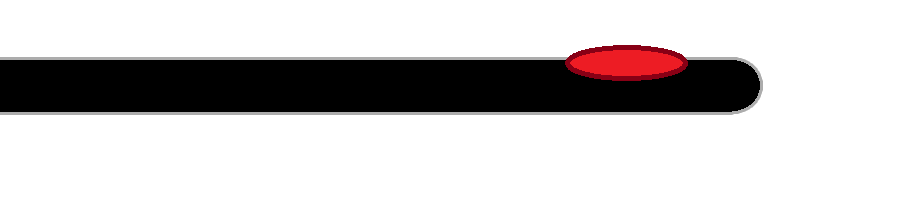
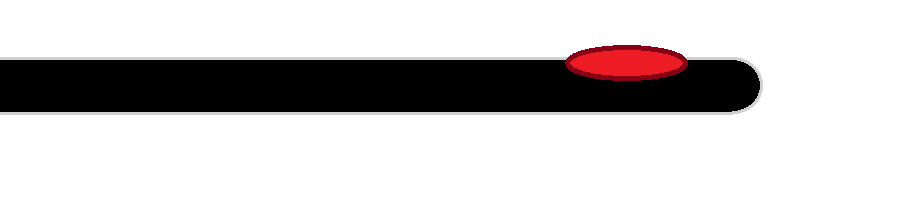
Layered file, before and after one edit (900 x 200). Changes by layer:
pixels changed over (0, 57, 763, 115) (layer not identified)
